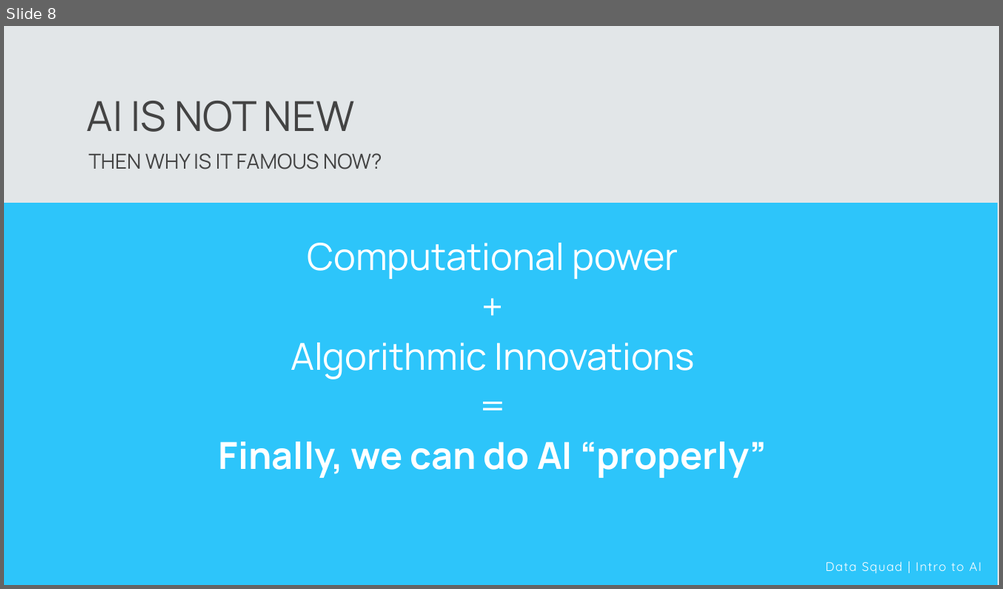
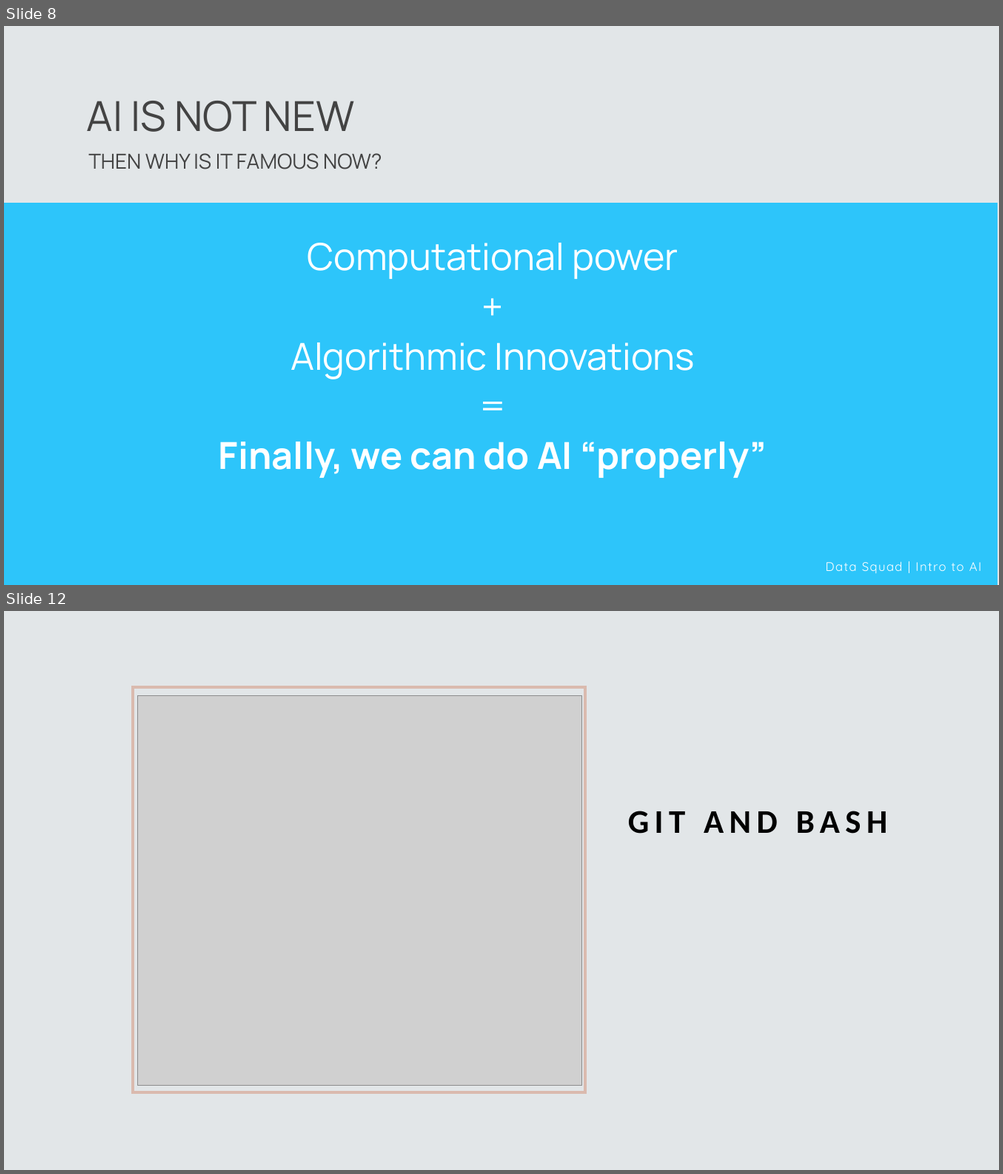
Before and after one commit to eliza-guseva/ai-eng-nbs-public, a slide deck: ai-eng-nbs-1-master/First_Class.pptx. Shown one above the other, each under a label of ours: slide 8 before the commit, slides 8 and 12 after it; the slides between them are not shown. The pictures are 1003x589 and 1003x1174 pixels, drawn with LibreOffice and Linux fonts; fonts in the diff are those of the drawing; grey boxes stand for pictures. Boxes give left, top, right and bottom in pixels: in the first picture for what was removed or moved away, otherwise in the second. Text is boxed around its words. In the diff, an @@ line names an element or a change of style, - is before the commit and + after.

```diff
--- a/ai-eng-nbs-1-master/First_Class.pptx
+++ b/ai-eng-nbs-1-master/First_Class.pptx
@@ slide 12 added at box(4, 611, 999, 1170), background #E2E6E8 @@
@@ rectangle added at box(132, 687, 585, 1093), outline #DABAAE 3 pt @@
@@ picture added at box(137, 695, 581, 1086) @@
@@ title added at box(628, 811, 887, 834), 32 pt, text #000000, bold @@
+GIT AND BASH
```
Also in this commit, not shown: 1 slide changed, 2 other slides added, 1 other file.
